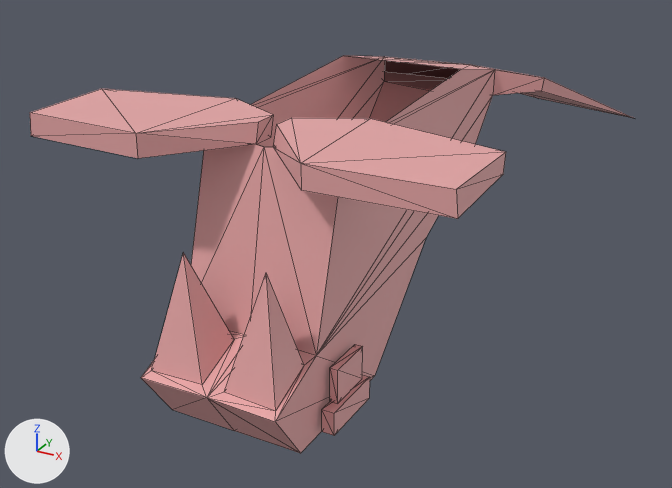
What one commit did to the glTF model wally.glb.
The view is the same before and after, from a 50 mm camera at (4.21, -7.96, 3.3) aimed at (-0.36, 0.35, -0.85). Every picture has the same lights, and +X, +Y and +Z are marked at lower left. Mesh edges are drawn as thin lines. Vertices at the same position are counted once.

The first picture shows 'Walrus_Mesh'.
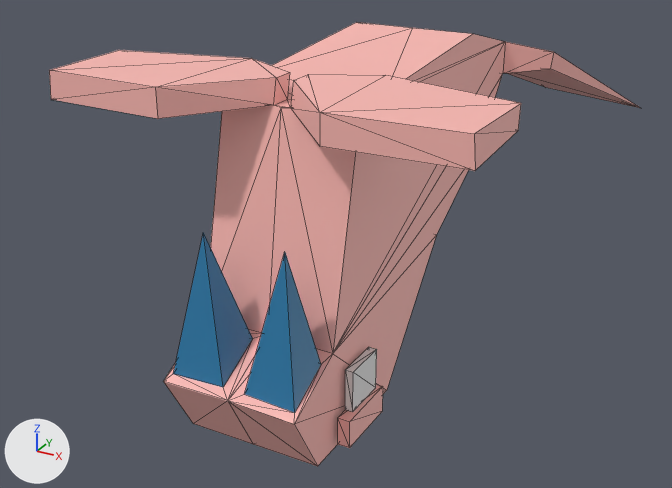
Changed parts and their boxes [x1, y1, x2, y2] in the pictures (672 x 488 px; the box of a moved part takes in the faces that stretch with it):
'Walrus_Mesh', reshaped, moved, rescaled (12% taller): before [30, 55, 633, 453]; after [49, 22, 640, 466]
part 1 of me_cube_002, moved or reshaped: before [322, 375, 370, 436]; after [338, 384, 383, 448]
part 2 of me_cube_002, moved or reshaped: before [330, 344, 363, 404]; after [345, 347, 377, 412]
part 3 of me_cube_002, rebuilt (37% wider, 18% taller): before [30, 55, 461, 431]; after [49, 22, 640, 466]
part 4 of me_cube_002, deleted (pink): before [207, 62, 633, 453]

The change, as a diff of the scene's bpy script:
```diff
--- a/wally.glb.py
+++ b/wally.glb.py
@@ mat_eyes @@
+mat_eyes = principled_material('Eyes')
+mat_eyes.base_color = (0.8, 0.8, 0.8)  # white #e7e7e7
@@ mat_teeth @@
+mat_teeth = principled_material('Teeth')
+mat_teeth.base_color = (0.0212, 0.195, 0.397)  # blue #287aa9
@@ mat_skin @@
+mat_skin = principled_material('Skin')
+mat_skin.base_color = (1.0, 0.493, 0.456)  # pink #ffbab4
@@ me_cube_002 @@
 # used by ob_walrus_mesh; location = (0.0, -0.98, 0.0); rotation_euler = (-3.142, 0.0, -1.571), in degrees (-180, 0, -90); scale = (1.0, 1.0, 1.5)
-me_cube_002.from_pydata(...)  # 116 vertices, 182 faces; spans x -4.96..1.62, y -2.04..2.04, z -0.71..1.09
-me_cube_002.materials.append(mat_material_001)
+me_cube_002.from_pydata(...)  # 105 vertices, 190 faces; spans x -4.27..2.32, y -2.04..2.04, z -0.74..1.05
+# me_cube_002 part 1: the loose piece of 8 vertices spanning x 0.26..0.95, y -0.87..-0.75, z 0.89..1.05 is moved by (0.69, 0.0, -0.03), in mat_skin (pink #ffbab4)
+# me_cube_002 part 2: the loose piece of 8 vertices spanning x 0.32..0.8, y -0.83..-0.75, z 0.66..0.89 is moved by (0.69, 0.0, -0.03)
+# me_cube_002 part 3: the loose piece of 42 vertices spanning x -4.96..1.62, y 0.0..2.04, z -0.71..1.09 is rebuilt with 73 vertices and now spans x -4.27..2.32, y -2.04..2.04, z -0.74..1.05
+# me_cube_002 part 4: the loose piece of 42 vertices spanning x -4.96..1.62, y -2.04..0.0, z -0.71..1.09 is deleted
+me_cube_002.materials.append(mat_skin)  # pink #ffbab4
+me_cube_002.materials.append(mat_eyes)  # white #e7e7e7
+me_cube_002.materials.append(mat_teeth)  # blue #287aa9
@@ ob_walrus_mesh @@
 ob_walrus_mesh = bpy.data.objects.new('Walrus_Mesh', me_cube_002)
-ob_walrus_mesh.location = (0.0, -0.98, 0.0)
+ob_walrus_mesh.location = (0.0, 0.0, 0.0)
 ob_walrus_mesh.rotation_euler = (-3.142, 0.0, -1.571)  # degrees (-180, 0, -90)
-ob_walrus_mesh.scale = (1.0, 1.0, 1.5)
+ob_walrus_mesh.scale = (1.0, 1.0, 1.86)
```
